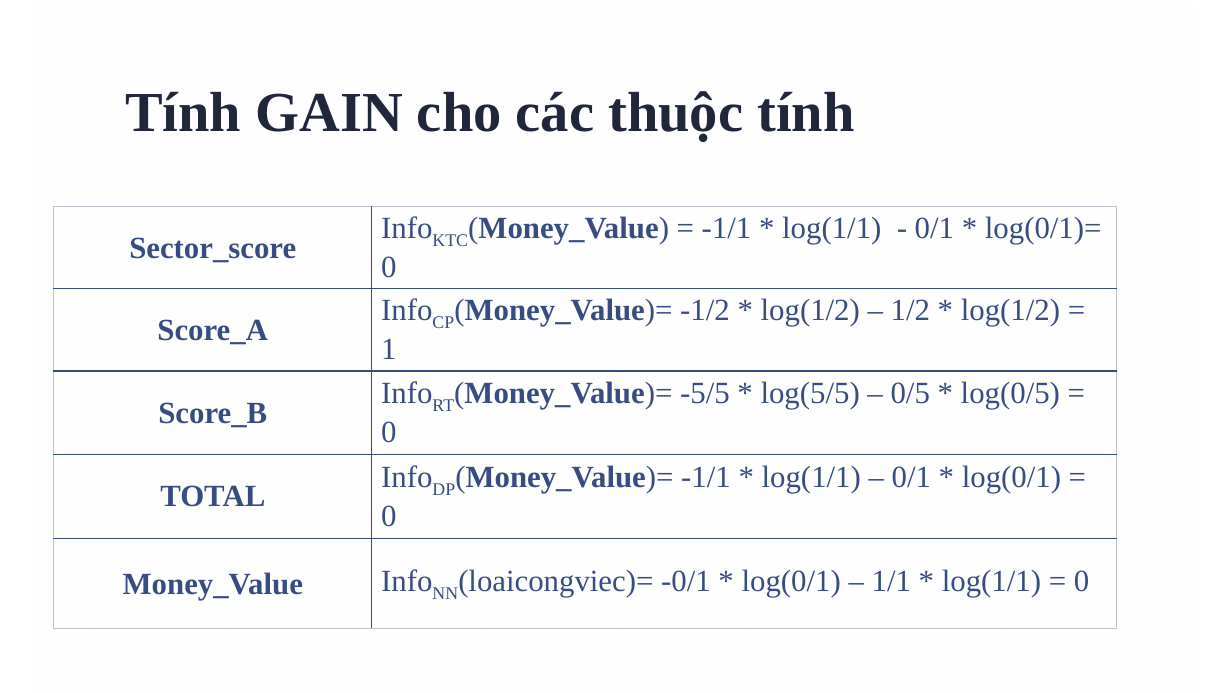
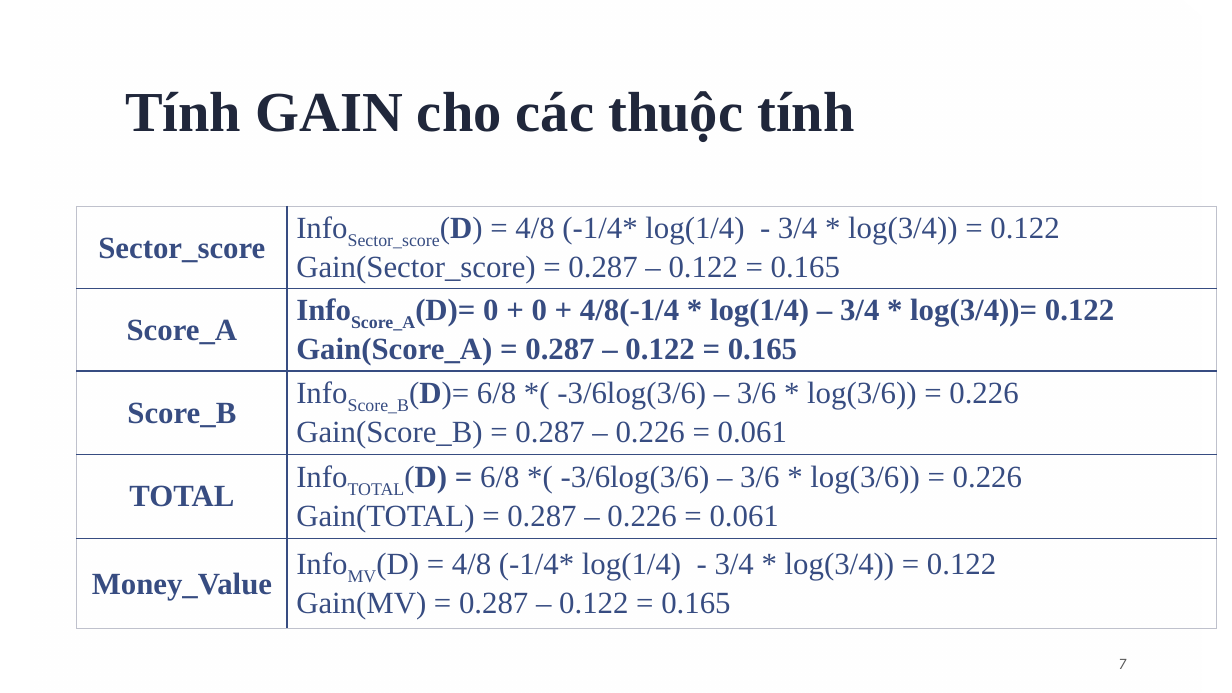
Before and after one commit to trungcpag/machine-CTU, a slide deck: slide 7 of report.pptx. Drawn at 1232x693 pixels with LibreOffice and Linux fonts; fonts in the diff are those of the drawing; background and template pictures are left out. Boxes give left, top, right and bottom in pixels: in the first picture for what was removed or moved away, otherwise in the second. Text is boxed around its words. In the diff, an @@ line names an element or a change of style, - is before the commit and + after.

Commit message:
final

```diff
--- a/report.pptx
+++ b/report.pptx
@@ table at [77, 207, 1216, 631] @@
-row 1, column 2: InfoKTC(Money_Value) = -1/1 * log(1/1) - 0/1 * log(0/1)= 0
+row 1, column 2: InfoSector_score(D) = 4/8 (-1/4* log(1/4) - 3/4 * log(3/4)) = 0.122 / Gain(Sector_score) = 0.287 – 0.122 = 0.165
-row 2, column 2: InfoCP(Money_Value)= -1/2 * log(1/2) – 1/2 * log(1/2) = 1
+row 2, column 2: InfoScore_A(D)= 0 + 0 + 4/8(-1/4 * log(1/4) – 3/4 * log(3/4))= 0.122 / Gain(Score_A) = 0.287 – 0.122 = 0.165
-row 3, column 2: InfoRT(Money_Value)= -5/5 * log(5/5) – 0/5 * log(0/5) = 0
+row 3, column 2: InfoScore_B(D)= 6/8 *( -3/6log(3/6) – 3/6 * log(3/6)) = 0.226 / Gain(Score_B) = 0.287 – 0.226 = 0.061
-row 4, column 2: InfoDP(Money_Value)= -1/1 * log(1/1) – 0/1 * log(0/1) = 0
+row 4, column 2: InfoTOTAL(D) = 6/8 *( -3/6log(3/6) – 3/6 * log(3/6)) = 0.226 / Gain(TOTAL) = 0.287 – 0.226 = 0.061
-row 5, column 2: InfoNN(loaicongviec)= -0/1 * log(0/1) – 1/1 * log(1/1) = 0
+row 5, column 2: InfoMV(D) = 4/8 (-1/4* log(1/4) - 3/4 * log(3/4)) = 0.122 / Gain(MV) = 0.287 – 0.122 = 0.165
@@ table: place and size @@
-table at [54, 207, 1116, 631]
+table at [77, 207, 1216, 631]
@@ page number added at [1119, 659, 1127, 669], 12 pt, text #595959 @@
+7
```
Also in this commit, not shown: 7 other slides changed, 1 slide added, 4 slides removed.
